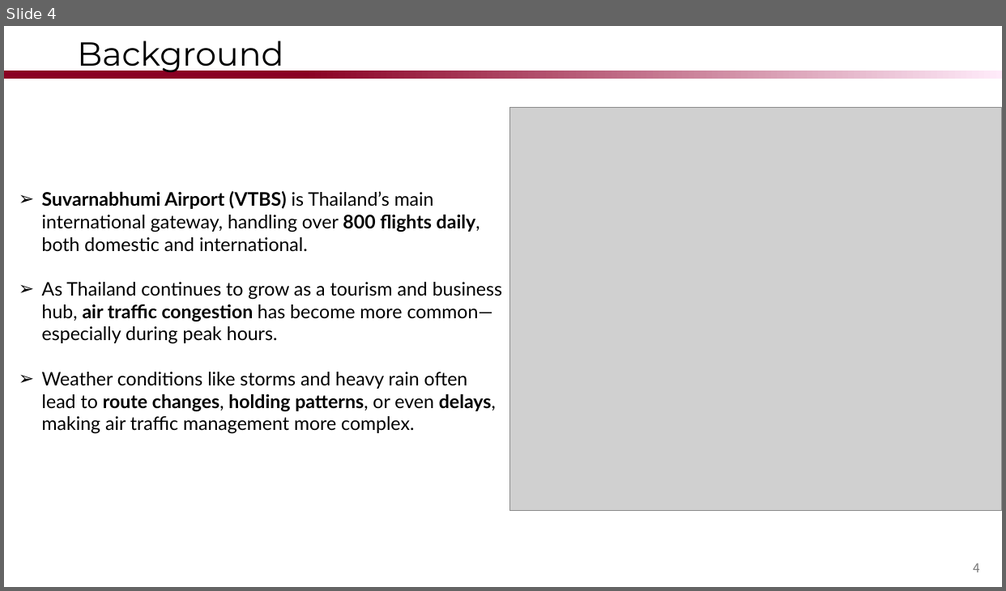
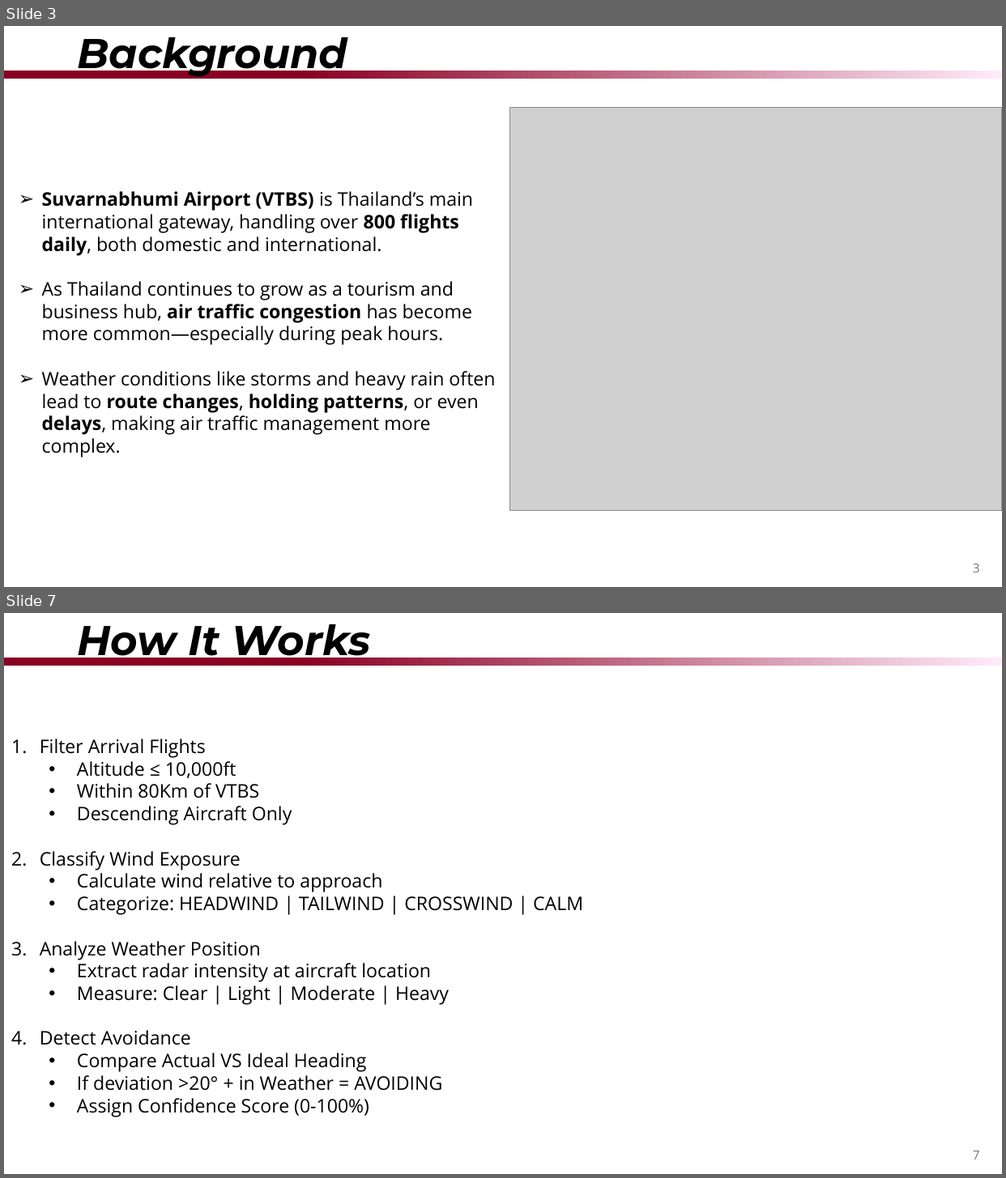
Before and after one commit to krithymn/ATMCODE, a slide deck: ProgressSlide/FinalPresentation.pptx. Shown one above the other, each under a label of ours: slide 4 before the commit, slides 3 and 7 after it; the slides between them are not shown. The pictures are 1006x591 and 1006x1178 pixels, drawn with LibreOffice and Linux fonts; fonts in the diff are those of the drawing; grey boxes stand for pictures; background and template pictures are left out. Boxes give left, top, right and bottom in pixels: in the first picture for what was removed or moved away, otherwise in the second. Text is boxed around its words. In the diff, an @@ line names an element or a change of style, - is before the commit and + after.

```diff
--- a/ProgressSlide/FinalPresentation.pptx
+++ b/ProgressSlide/FinalPresentation.pptx
@@ slide 7 added at box(4, 613, 1002, 1174), background #FFFFFF; not listed: 1 template element that a slide beside it also shows @@
@@ title added at box(77, 624, 371, 666), 40 pt, text #000000, bold, italic @@
+How It Works
@@ text added at box(40, 739, 583, 1117), 18 pt, text #000000 @@
+1. Filter Arrival Flights
+  • Altitude ≤ 10,000ft
+  • Within 80Km of VTBS
+  • Descending Aircraft Only
+2. Classify Wind Exposure
+  • Calculate wind relative to approach
+  • Categorize: HEADWIND | TAILWIND | CROSSWIND | CALM
+3. Analyze Weather Position
+  • Extract radar intensity at aircraft location
+  • Measure: Clear | Light | Moderate | Heavy
+4. Detect Avoidance
+  • Compare Actual VS Ideal Heading
+  • If deviation >20° + in Weather = AVOIDING
+  • Assign Confidence Score (0-100%)
@@ page number added at box(973, 1151, 980, 1160), 12 pt, text #797979 @@
+7
@@ what was slide 4 is now slide 3 @@
@@ slide 3 changed as well @@
@@ title "Background" at box(77, 37, 347, 79): size 32 to 40 pt, bold on, italic on @@
@@ text "Suvarnabhumi Airport (VTBS) is Thailand’s ..." at box(42, 191, 495, 458): font Lato to Open Sans @@
@@ page number at box(973, 564, 980, 573): text changed; font Noto Sans CJK JP to Open Sans @@
-4
+3
```
Also in this commit, not shown: 1 other slide changed, 9 other slides added, 4 slides removed, 25 other files.
